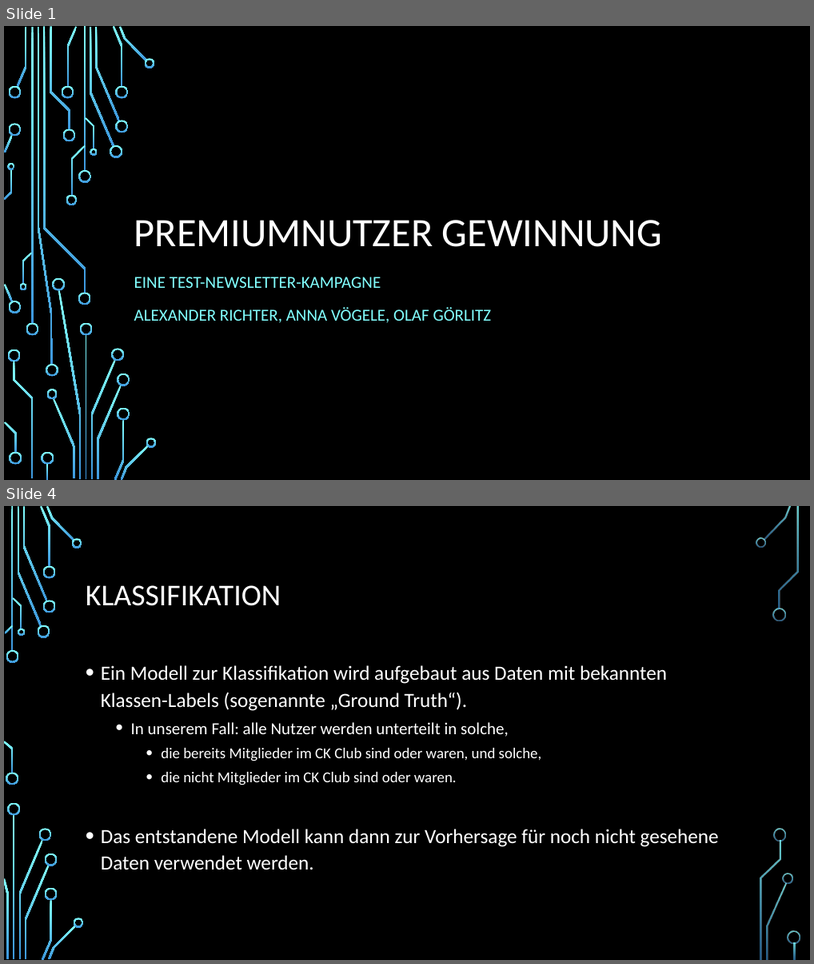
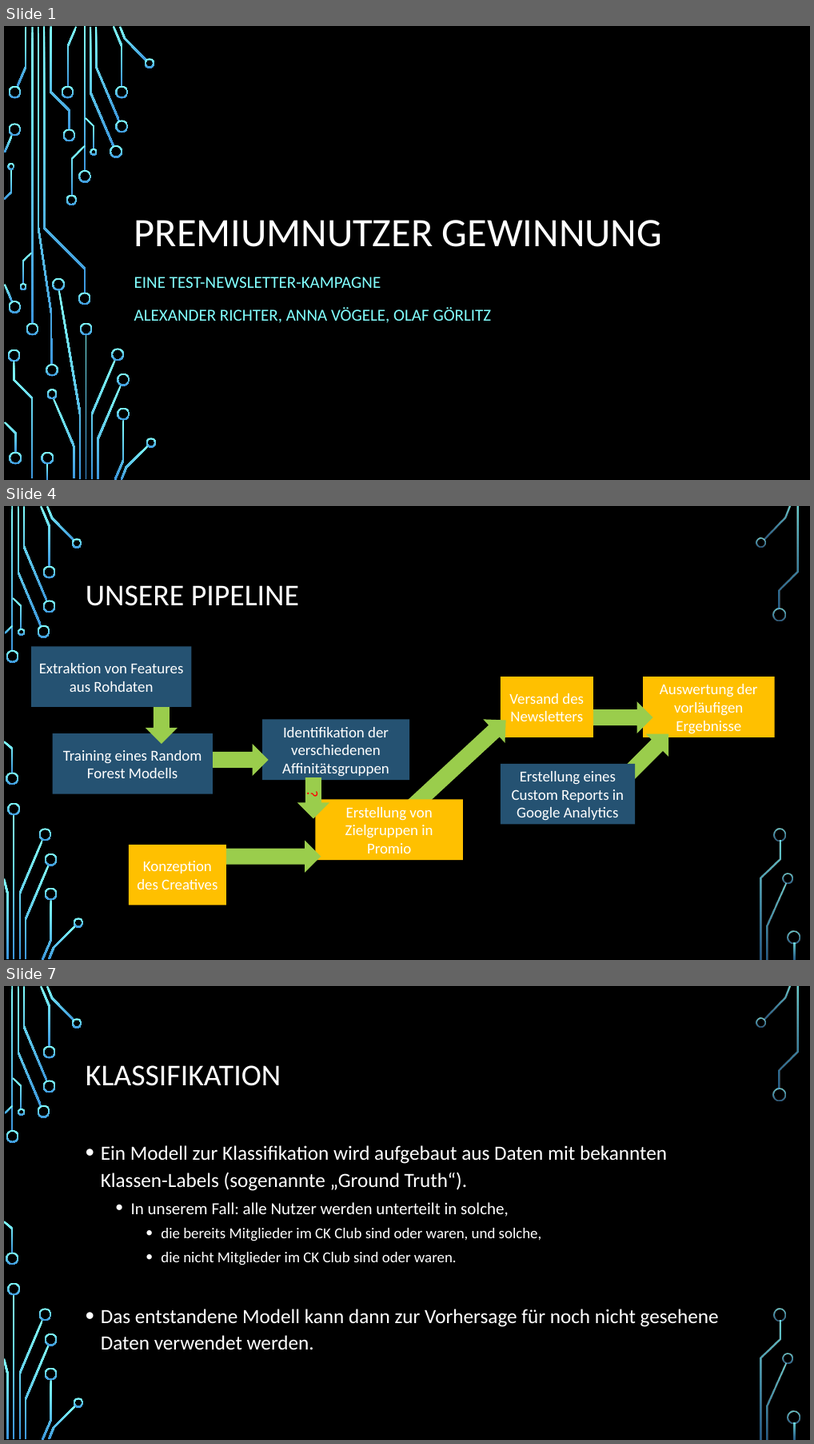
Before and after one commit to anamagvo/Premium-Newsletter-Experiment, a slide deck: Premiumnutzer-Mailing.pptx. Shown one above the other, each under a label of ours: slides 1 and 4 before the commit, slides 1, 4 and 7 after it; the slides between them are not shown. The pictures are 814x964 and 814x1444 pixels, drawn with LibreOffice and Linux fonts; fonts in the diff are those of the drawing; background and template pictures are left out. Boxes give left, top, right and bottom in pixels: in the first picture for what was removed or moved away, otherwise in the second. Text is boxed around its words. In the diff, an @@ line names an element or a change of style, - is before the commit and + after.

```diff
--- a/Premiumnutzer-Mailing.pptx
+++ b/Premiumnutzer-Mailing.pptx
@@ slide 4 added at <box>4,506,810,960</box>, background picture (left out); not listed: 36 template elements that a slide beside it also shows @@
@@ title added at <box>86,585,299,606</box>, 36 pt, text #FFFFFF @@
+UNSERE PIPELINE
@@ rectangle added at <box>31,646,191,707</box>, fill #255272, 18 pt, text #FFFFFF @@
+Extraktion von Features aus Rohdaten
@@ rectangle added at <box>501,676,594,737</box>, fill #FFC000, 18 pt, text #FFFFFF @@
+Versand des Newsletters
@@ rectangle added at <box>643,676,775,737</box>, fill #FFC000, 18 pt, text #FFFFFF @@
+Auswertung der vorläufigen Ergebnisse
@@ right arrow added at <box>146,702,178,744</box>, fill #9ACD4C @@
@@ rectangle added at <box>262,720,410,780</box>, fill #255272, 18 pt, text #FFFFFF @@
+Identifikation der verschiedenen Affinitätsgruppen
@@ right arrow added at <box>398,708,517,821</box>, fill #9ACD4C @@
@@ right arrow added at <box>586,701,653,733</box>, fill #9ACD4C @@
@@ rectangle added at <box>52,733,213,794</box>, fill #255272, 18 pt, text #FFFFFF @@
+Training eines Random Forest Modells
@@ right arrow added at <box>209,744,268,776</box>, fill #9ACD4C @@
@@ right arrow added at <box>614,723,680,788</box>, fill #9ACD4C @@
@@ rectangle added at <box>501,764,635,824</box>, fill #255272, 18 pt, text #FFFFFF @@
+Erstellung eines Custom Reports in Google Analytics
@@ right arrow added at <box>298,777,330,819</box>, fill #9ACD4C, 18 pt, text #FF0000 @@
+?
@@ rectangle added at <box>315,800,463,860</box>, fill #FFC000, 18 pt, text #FFFFFF @@
+Erstellung von Zielgruppen in Promio
@@ right arrow added at <box>211,840,321,872</box>, fill #9ACD4C @@
@@ rectangle added at <box>129,844,226,904</box>, fill #FFC000, 18 pt, text #FFFFFF @@
+Konzeption des Creatives
@@ what was slide 4 is now slide 7 @@
```
Also in this commit, not shown: 4 slides changed, 2 other slides added.
